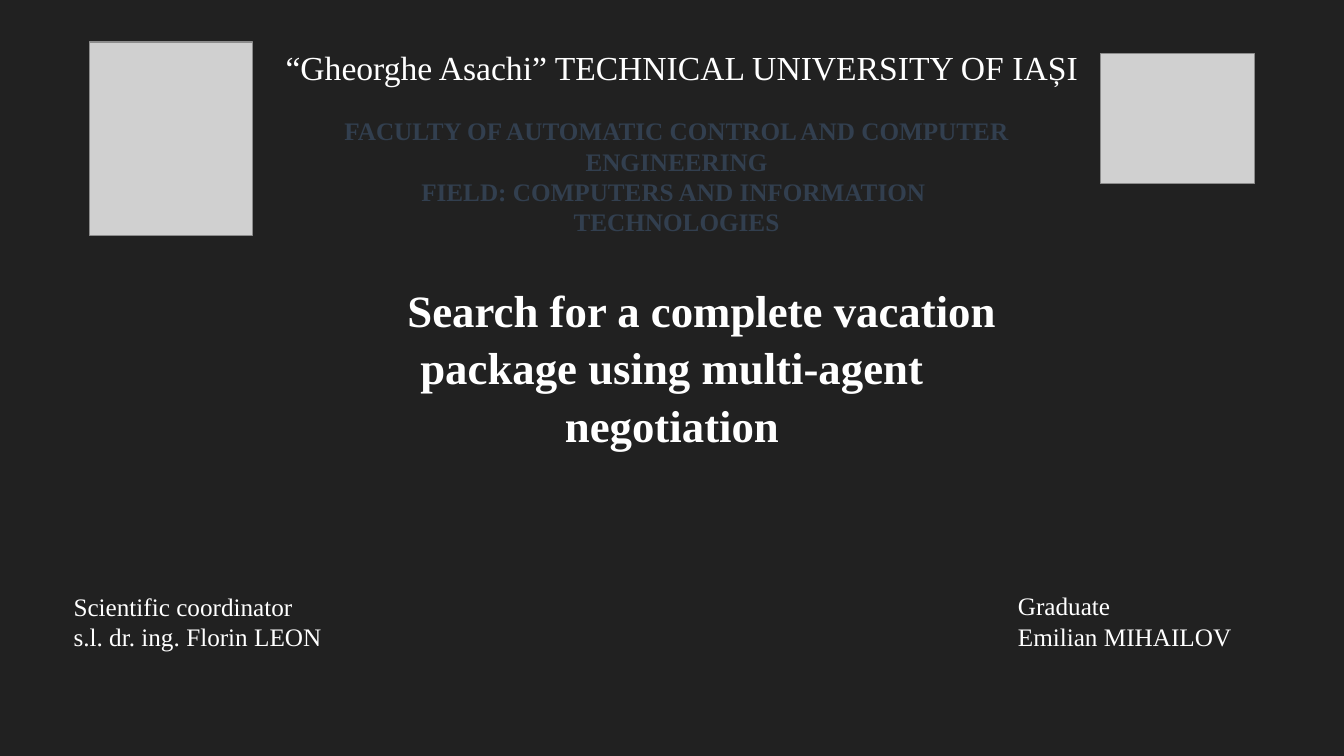
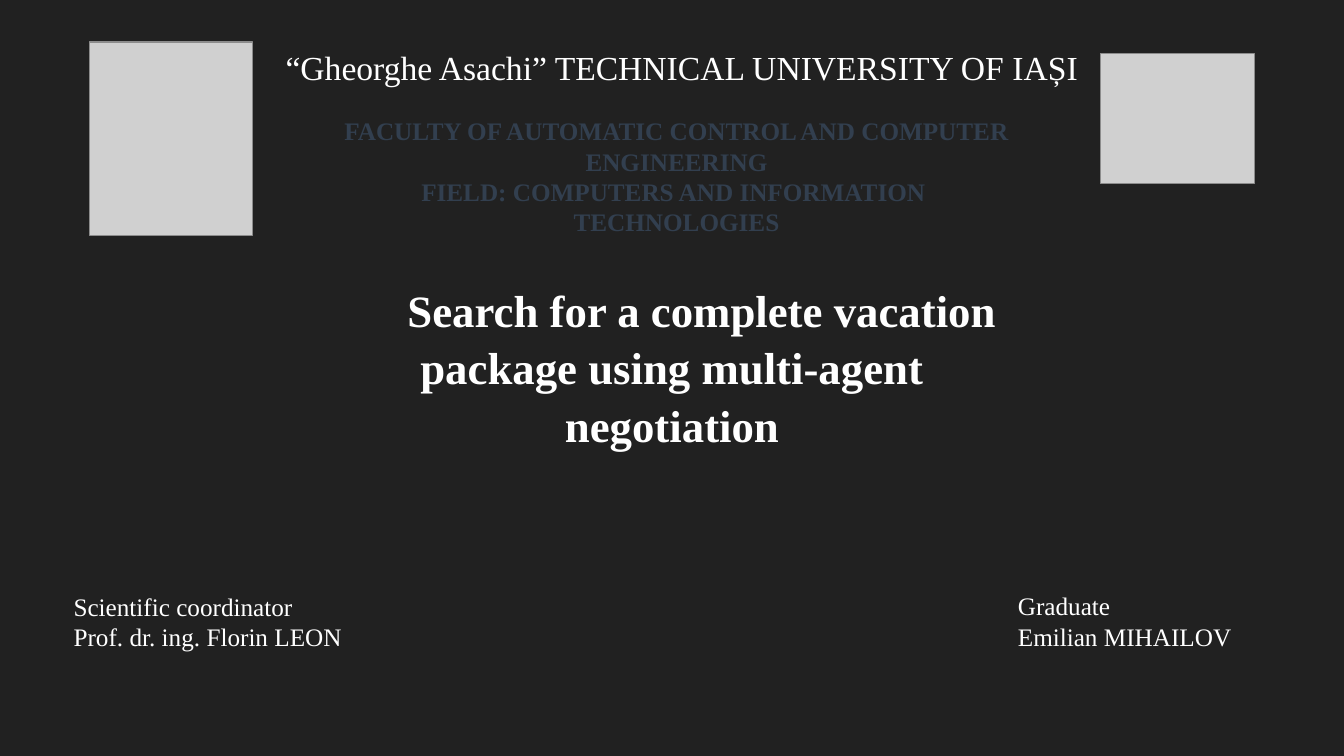
Before and after one commit to theRomanianWarrior/dissertation, a slide deck: slide 1 of presentation.pptx. Drawn at 1344x756 pixels with LibreOffice and Linux fonts; fonts in the diff are those of the drawing; grey boxes stand for pictures; background and template pictures are left out. Boxes give left, top, right and bottom in pixels: in the first picture for what was removed or moved away, otherwise in the second. Text is boxed around its words. In the diff, an @@ line names an element or a change of style, - is before the commit and + after.

```diff
--- a/presentation.pptx
+++ b/presentation.pptx
@@ text at <box>74,628,341,652</box>: text changed @@
-s.l. dr. ing. Florin LEON
+Prof. dr. ing. Florin LEON
```
Also in this commit, not shown: 7 other slides changed, 3 slides added, 11 other files.
